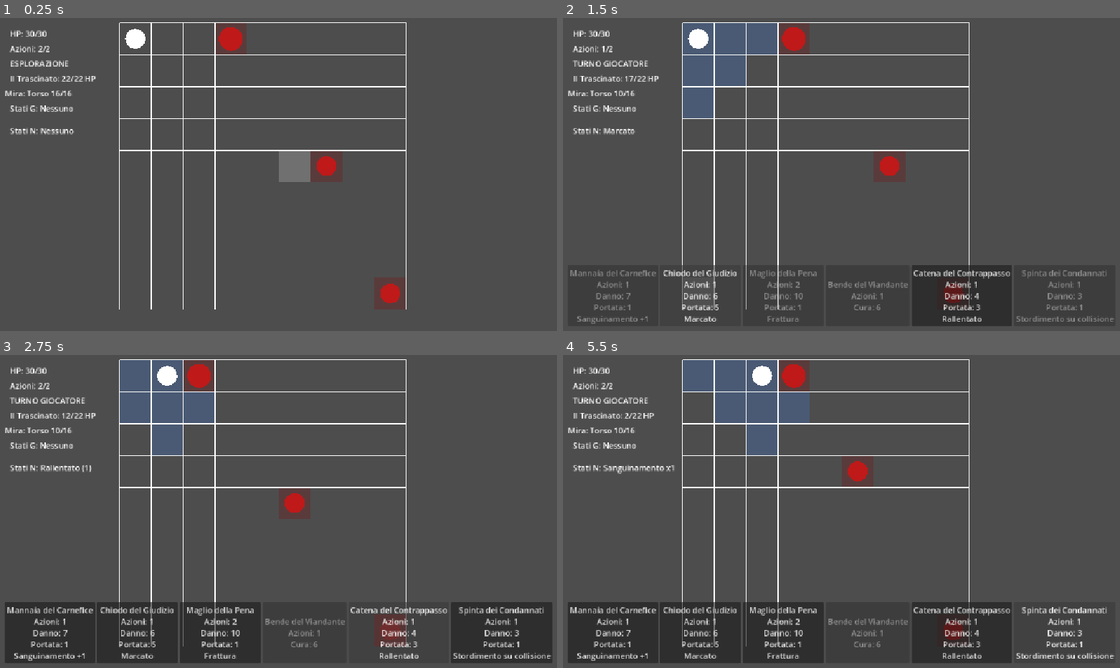
Above: before the commit, frames 1-4 (two rows, left to right).
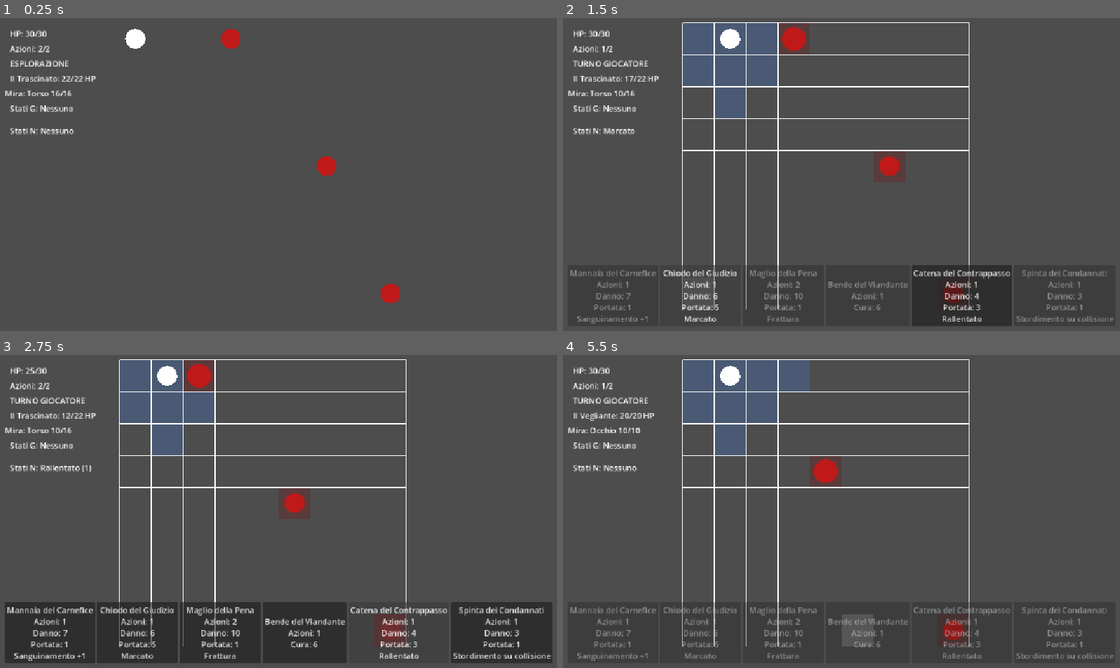
Above: after the commit, the same moments.

Repository: Chivas1504/Gioco
Game: Godot game, scene res://scenes/game.tscn
The game is run twice, just before and just after one commit, with the same random seed, the same clock (stepped at 60 frames per second) and the same inputs.
Inputs (mouse positions are in pixels of both pictures, inside the frame that each line leads up to):
- Up to frame 1 (0.25 s): no input
- Up to frame 2 (1.5 s): tap Enter at 0.5 s; move the mouse to (969, 158) at 0.52 s; hold D (move_right, bound only after the commit) 0.53-1.25 s; tap C at 0.6 s; click (969, 158) at 0.67 s; click "Chiodo del Giudizio Azioni: 1…" at 1.25 s
- Up to frame 3 (2.75 s): click "Catena del Contrappasso Azion…" at 2 s
- Up to frame 4 (5.5 s): click (869, 633) at 2.75 s, where only the run after the commit has a clickable "Bende del Viandante Azioni: 1…"; click "Mannaia del Carnefice Azioni:…" at 3.5 s; click (785, 633) at 4.25 s, where only the run after the commit has a clickable "Maglio della Pena Azioni: 2 D…"; click "Spinta dei Condannati Azioni:…" (after the commit: "Bende del Viandante Azioni: 1…") at 5 s

The runs differ from the first frame. In frame 1, 2.3% of the frame differs, in the area x 21-73%, y 1-94%; in frame 2, 2.0%; in frame 3, 0.2%; in frame 4, 6.2%, in the area x 1-99%, y 1-98%.

Commit message:
Add free exploration and automatic combat detection

Diff:
--- a/project.godot
+++ b/project.godot
@@ -20,6 +20,29 @@
 window/stretch/mode="canvas_items"
 window/stretch/aspect="expand"
 
+[input]
+
+move_up={
+"deadzone": 0.2,
+"events": [Object(InputEventKey,"resource_local_to_scene":false,"resource_name":"","device":-1,"window_id":0,"alt_pressed":false,"shift_pressed":false,"ctrl_pressed":false,"meta_pressed":false,"pressed":false,"keycode":0,"physical_keycode":87,"key_label":0,"unicode":119,"location":0,"echo":false,"script":null)
+]
+}
+move_down={
+"deadzone": 0.2,
+"events": [Object(InputEventKey,"resource_local_to_scene":false,"resource_name":"","device":-1,"window_id":0,"alt_pressed":false,"shift_pressed":false,"ctrl_pressed":false,"meta_pressed":false,"pressed":false,"keycode":0,"physical_keycode":83,"key_label":0,"unicode":115,"location":0,"echo":false,"script":null)
+]
+}
+move_left={
+"deadzone": 0.2,
+"events": [Object(InputEventKey,"resource_local_to_scene":false,"resource_name":"","device":-1,"window_id":0,"alt_pressed":false,"shift_pressed":false,"ctrl_pressed":false,"meta_pressed":false,"pressed":false,"keycode":0,"physical_keycode":65,"key_label":0,"unicode":97,"location":0,"echo":false,"script":null)
+]
+}
+move_right={
+"deadzone": 0.2,
+"events": [Object(InputEventKey,"resource_local_to_scene":false,"resource_name":"","device":-1,"window_id":0,"alt_pressed":false,"shift_pressed":false,"ctrl_pressed":false,"meta_pressed":false,"pressed":false,"keycode":0,"physical_keycode":68,"key_label":0,"unicode":100,"location":0,"echo":false,"script":null)
+]
+}
+
 [physics]
 
 3d/physics_engine="Jolt Physics"
--- a/scripts/core/game.gd
+++ b/scripts/core/game.gd
@@ -24,6 +24,9 @@
 const MOVE_TIME := 0.12
 const ENEMY_MOVE_TIME := 0.18
 
+const EXPLORATION_MOVE_SPEED := 220.0
+const EXPLORATION_DETECTION_RANGE := 150.0
+
 const COMBAT_MOVE_RANGE := 2
 const PLAYER_MAX_ACTIONS := 2
 
@@ -31,6 +34,9 @@
 const COLLISION_DAMAGE := 2
 
 
+var current_mode: String = GameMode.EXPLORATION
+
+
 var player_cell: Vector2i = Vector2i(0, 0)
 var player_hp: int = PLAYER_MAX_HP
 
@@ -52,7 +58,6 @@
 var is_moving: bool = false
 var enemy_is_moving: bool = false
 
-var combat_mode: bool = false
 var player_is_dead: bool = false
 
 var player_actions_remaining: int = PLAYER_MAX_ACTIONS
@@ -83,8 +88,207 @@
 	_update_grid_occupancy()
 	_update_enemy_selection_visuals()
 
+	_enter_exploration_mode()
+
 	_update_ui()
-	_update_combat_display()
+
+
+func _process(delta: float) -> void:
+	if player_is_dead:
+		return
+
+	if not _is_exploration_mode():
+		return
+
+	_process_exploration_movement(
+		delta
+	)
+
+	_check_enemy_detection()
+
+
+func _process_exploration_movement(
+	delta: float
+) -> void:
+	var input_direction: Vector2 = Input.get_vector(
+		"move_left",
+		"move_right",
+		"move_up",
+		"move_down"
+	)
+
+	if input_direction == Vector2.ZERO:
+		return
+
+	input_direction = input_direction.normalized()
+
+	var movement: Vector2 = (
+		input_direction
+		* EXPLORATION_MOVE_SPEED
+		* delta
+	)
+
+	player.position += movement
+
+
+func _check_enemy_detection() -> void:
+	if not _is_exploration_mode():
+		return
+
+	var detecting_enemy: EnemyUnit = (
+		EnemyDetectionSystem.find_detecting_enemy(
+			player.position,
+			enemy_units,
+			EXPLORATION_DETECTION_RANGE
+		)
+	)
+
+	if detecting_enemy == null:
+		return
+
+	selected_enemy = detecting_enemy
+
+	print(
+		detecting_enemy.get_enemy_name(),
+		" ha rilevato il giocatore."
+	)
+
+	_enter_combat_mode()
+
+
+func _is_combat_mode() -> bool:
+	return current_mode == GameMode.COMBAT
+
+
+func _is_exploration_mode() -> bool:
+	return current_mode == GameMode.EXPLORATION
+
+
+func _enter_exploration_mode() -> void:
+	current_mode = GameMode.EXPLORATION
+
+	is_moving = false
+	enemy_is_moving = false
+
+	current_path.clear()
+
+	grid.clear_reachable_cells()
+	grid.visible = false
+
+	card_bar.visible = false
+
+	_update_ui()
+
+
+func _enter_combat_mode() -> void:
+	if player_is_dead:
+		return
+
+	if _all_enemies_dead():
+		return
+
+	_snap_player_to_combat_grid()
+
+	current_mode = GameMode.COMBAT
+
+	grid.visible = true
+
+	if selected_enemy == null:
+		selected_enemy = (
+			_get_first_alive_enemy()
+		)
+
+	_update_grid_occupancy()
+
+	_begin_player_activation()
+
+
+func _snap_player_to_combat_grid() -> void:
+	var player_position_relative_to_grid: Vector2 = (
+		player.position - grid.position
+	)
+
+	var desired_cell: Vector2i = (
+		grid.local_to_cell(
+			player_position_relative_to_grid
+		)
+	)
+
+	var valid_cell: Vector2i = (
+		_find_nearest_valid_combat_cell(
+			desired_cell
+		)
+	)
+
+	player_cell = valid_cell
+
+	player.position = (
+		grid.position
+		+ grid.cell_to_local(
+			player_cell
+		)
+	)
+
+	print(
+		"Entrata in combattimento. Player agganciato alla cella ",
+		player_cell
+	)
+
+
+func _find_nearest_valid_combat_cell(
+	start_cell: Vector2i
+) -> Vector2i:
+	if (
+		grid.is_cell_inside(
+			start_cell
+		)
+		and not grid.is_cell_blocked(
+			start_cell
+		)
+		and not grid.is_cell_occupied(
+			start_cell
+		)
+	):
+		return start_cell
+
+	var best_cell: Vector2i = player_cell
+	var best_distance: int = 999999
+
+	for x in range(
+		grid.GRID_SIZE
+	):
+		for y in range(
+			grid.GRID_SIZE
+		):
+			var candidate := Vector2i(
+				x,
+				y
+			)
+
+			if grid.is_cell_blocked(
+				candidate
+			):
+				continue
+
+			if grid.is_cell_occupied(
+				candidate
+			):
+				continue
+
+			var distance: int = (
+				absi(
+					candidate.x - start_cell.x
+				)
+				+ absi(
+					candidate.y - start_cell.y
+				)
+			)
+
+			if distance < best_distance:
+				best_distance = distance
+				best_cell = candidate
+
+	return best_cell
 
 
 func _load_test_cards() -> void:
@@ -240,10 +444,6 @@
 
 	if event is InputEventKey:
 		if event.pressed and not event.echo:
-			if event.keycode == KEY_C:
-				_toggle_combat_mode()
-				return
-
 			if event.keycode == KEY_Q:
 				_select_previous_body_part()
 				return
@@ -252,13 +452,13 @@
 				_select_next_body_part()
 				return
 
+	if not _is_combat_mode():
+		return
+
 	if is_moving or enemy_is_moving:
 		return
 
-	if (
-		combat_mode
-		and player_actions_remaining <= 0
-	):
+	if player_actions_remaining <= 0:
 		return
 
 	if event is InputEventMouseButton:
@@ -274,6 +474,9 @@
 func _handle_grid_click(
 	mouse_position: Vector2
 ) -> void:
+	if not _is_combat_mode():
+		return
+
 	if enemy_is_moving:
 		return
 
@@ -316,17 +519,16 @@
 	if path.size() <= 1:
 		return
 
-	if combat_mode:
-		var distance: int = (
-			path.size() - 1
-		)
-
-		var move_range: int = (
-			_get_player_move_range()
-		)
-
-		if distance > move_range:
-			return
+	var distance: int = (
+		path.size() - 1
+	)
+
+	var move_range: int = (
+		_get_player_move_range()
+	)
+
+	if distance > move_range:
+		return
 
 	current_path = path
 	current_path.remove_at(0)
@@ -355,7 +557,10 @@
 		if enemy_unit.is_dead():
 			continue
 
-		if enemy_unit == selected_enemy:
+		if (
+			_is_combat_mode()
+			and enemy_unit == selected_enemy
+		):
 			enemy_unit.scale = Vector2(
 				1.20,
 				1.20
@@ -425,7 +630,7 @@
 
 
 func _select_previous_body_part() -> void:
-	if not combat_mode:
+	if not _is_combat_mode():
 		return
 
 	if selected_enemy == null:
@@ -455,7 +660,7 @@
 
 
 func _select_next_body_part() -> void:
-	if not combat_mode:
+	if not _is_combat_mode():
 		return
 
 	if selected_enemy == null:
@@ -520,12 +725,9 @@
 	if current_path.is_empty():
 		is_moving = false
 
-		if combat_mode:
-			_finish_player_action(
-				1
-			)
-		else:
-			_update_combat_display()
+		_finish_player_action(
+			1
+		)
 
 		return
 
@@ -574,7 +776,7 @@
 	if card == null:
 		return false
 
-	if not combat_mode:
+	if not _is_combat_mode():
 		return false
 
 	if player_is_dead:
@@ -649,7 +851,7 @@
 
 func _refresh_card_bar() -> void:
 	card_bar.visible = (
-		combat_mode
+		_is_combat_mode()
 		and not player_is_dead
 		and not _all_enemies_dead()
 	)
@@ -1182,6 +1384,9 @@
 
 
 func _start_enemy_phase() -> void:
+	if not _is_combat_mode():
+		return
+
 	enemy_is_moving = true
 	enemy_turn_index = 0
 
@@ -1192,6 +1397,9 @@
 
 func _run_next_enemy_turn() -> void:
 	if player_is_dead:
+		return
+
+	if not _is_combat_mode():
 		return
 
 	while enemy_turn_index < enemy_units.size():
@@ -1532,6 +1740,7 @@
 			)
 	)
 
+
 func _execute_chain_pull_action(
 	enemy_unit: EnemyUnit,
 	action: Dictionary
@@ -1750,48 +1959,22 @@
 
 
 func _end_combat() -> void:
-	combat_mode = false
-	enemy_is_moving = false
-
-	grid.clear_reachable_cells()
+	_enter_exploration_mode()
 
 
 func _player_died() -> void:
 	player_is_dead = true
-	combat_mode = false
 	enemy_is_moving = false
 
 	grid.clear_reachable_cells()
+	grid.visible = false
+	card_bar.visible = false
 
 	_update_ui()
 
 
-func _toggle_combat_mode() -> void:
-	if player_is_dead:
-		return
-
-	if _all_enemies_dead():
-		return
-
-	if is_moving or enemy_is_moving:
-		return
-
-	combat_mode = not combat_mode
-
-	if combat_mode:
-		if selected_enemy == null:
-			selected_enemy = (
-				_get_first_alive_enemy()
-			)
-
-		_begin_player_activation()
-	else:
-		grid.clear_reachable_cells()
-		_update_ui()
-
-
 func _update_combat_display() -> void:
-	if combat_mode:
+	if _is_combat_mode():
 		var move_range: int = (
 			_get_player_move_range()
 		)
@@ -1983,7 +2166,7 @@
 			"TURNO NEMICI"
 		)
 
-	elif combat_mode:
+	elif _is_combat_mode():
 		state_label.text = (
 			"TURNO GIOCATORE"
 		)
--- /dev/null
+++ b/scripts/core/game_mode.gd
@@ -0,0 +1,6 @@
+class_name GameMode
+extends RefCounted
+
+
+const EXPLORATION := "exploration"
+const COMBAT := "combat"
--- /dev/null
+++ b/scripts/enemies/enemy_detection_system.gd
@@ -0,0 +1,26 @@
+class_name EnemyDetectionSystem
+extends RefCounted
+
+
+static func find_detecting_enemy(
+	player_position: Vector2,
+	enemies: Array[EnemyUnit],
+	detection_range: float
+) -> EnemyUnit:
+	for enemy_unit in enemies:
+		if enemy_unit == null:
+			continue
+
+		if enemy_unit.is_dead():
+			continue
+
+		var distance_to_player: float = (
+			enemy_unit.position.distance_to(
+				player_position
+			)
+		)
+
+		if distance_to_player <= detection_range:
+			return enemy_unit
+
+	return null
Not shown, added: scripts/core/game_mode.gd.uid
Not shown, added: scripts/enemies/enemy_detection_system.gd.uid
